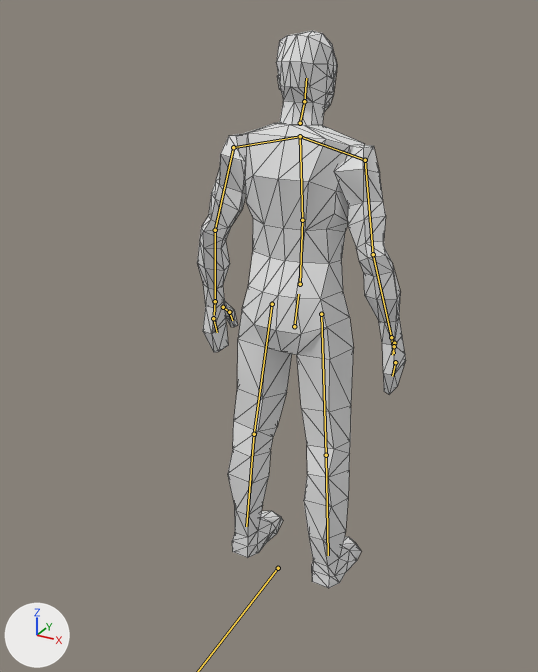
One commit to the glTF model assets/models/zombies/zombie_rig.glb: the scene before it, then after it.
Both versions are drawn from a camera (50 mm lens) standing at (0.955, -1.893, 1.781) and looking at (-0.047, -0.071, 0.87). Lighting does not change. The marker at lower left points along +X, +Y and +Z. The picture after the commit comes second. The bones that change, and the others that lie on the model, are drawn over the model as lines. Mesh edges are drawn as thin lines.

In view in the first picture: 'Cuerpo'.
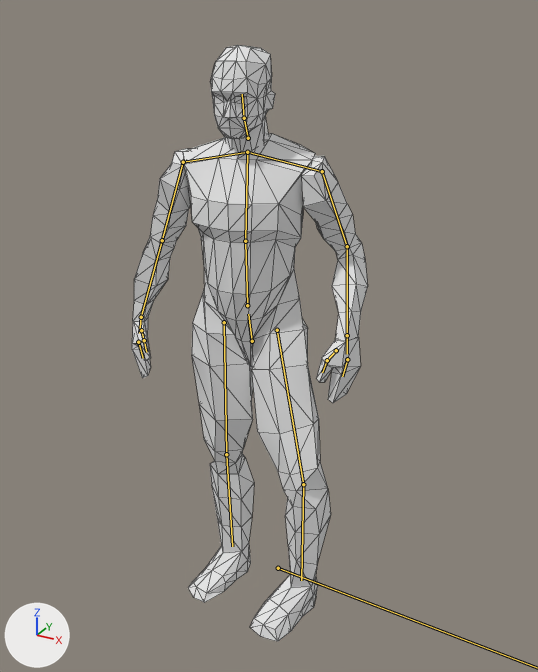
The newer file adds an action. The first version stands in its rest pose; the second is drawn at frame 16 of the action 'turn_around1'.

The edits, one by one:
Bone 'root' (bone_root) turns from (0, 0, 0) to (-1, -1, 90) degrees about its own x, y and z.
Bone 'pelvis' (bone_pelvis) moves from (0.0, 0.0, 0.0) to (0.005, -0.029, 0.002).
Bone 'pelvis' (bone_pelvis) turns from (0, 0, 0) to (72, 107, 56) degrees about its own x, y and z.
Bone 'upper_arm_left' (bone_upper_arm_left) turns from (0, 0, 0) to (-14, -11, 6) degrees about its own x, y and z.
Bone 'forearm_left' (bone_forearm_left) turns from (0, 0, 0) to (43, 12, 6) degrees about its own x, y and z.
Bone 'hand_left' (bone_hand_left) turns from (0, 0, 0) to (-25, 13, -14) degrees about its own x, y and z.
Bone 'upper_arm_right' (bone_upper_arm_right) turns from (0, 0, 0) to (8, 16, -4) degrees about its own x, y and z.
Bone 'forearm_right' (bone_forearm_right) turns from (0, 0, 0) to (-20, -15, 7) degrees about its own x, y and z.
Bone 'hand_right' (bone_hand_right) turns from (0, 0, 0) to (19, -20, 13) degrees about its own x, y and z.
Bone 'thigh_left' (bone_thigh_left) turns from (0, 0, 0) to (-62, 65, -71) degrees about its own x, y and z.
Bone 'shin.L' (bone_shin_l) turns from (0, 0, 0) to (-21, -56, 39) degrees about its own x, y and z.
Bone 'thigh_right' (bone_thigh_right) turns from (0, 0, 0) to (-15, -69, 8) degrees about its own x, y and z.
Bone 'shin.R' (bone_shin_r) turns from (0, 0, 0) to (-70, 92, -70) degrees about its own x, y and z.

Boxes (x1, y1, x2, y2) around the edits, measured in the pictures (538 x 672 px):
'Cuerpo', posed (13% wider, 7% taller): before (197, 30, 406, 588); after (132, 45, 368, 642)
bone 'pelvis', root to tip: before (294, 326) to (298, 294); after (252, 341) to (248, 314)
bone 'upper_arm_left', root to tip: before (233, 147) to (215, 230); after (322, 171) to (347, 246)
bone 'forearm_left', root to tip: before (215, 230) to (215, 301); after (347, 246) to (347, 335)
bone 'hand_left', root to tip: before (215, 301) to (214, 315); after (347, 335) to (347, 354)
bone 'upper_arm_right', root to tip: before (365, 160) to (373, 254); after (183, 162) to (162, 240)
bone 'forearm_right', root to tip: before (373, 254) to (391, 337); after (162, 240) to (141, 317)
bone 'hand_right', root to tip: before (391, 337) to (394, 353); after (141, 317) to (139, 333)
bone 'thigh_left', root to tip: before (272, 304) to (254, 434); after (277, 330) to (303, 484)
bone 'shin.L', root to tip: before (254, 434) to (246, 526); after (303, 484) to (301, 580)
bone 'thigh_right', root to tip: before (321, 314) to (326, 455); after (224, 322) to (226, 454)
bone 'shin.R', root to tip: before (326, 455) to (328, 555); after (226, 454) to (232, 546)
